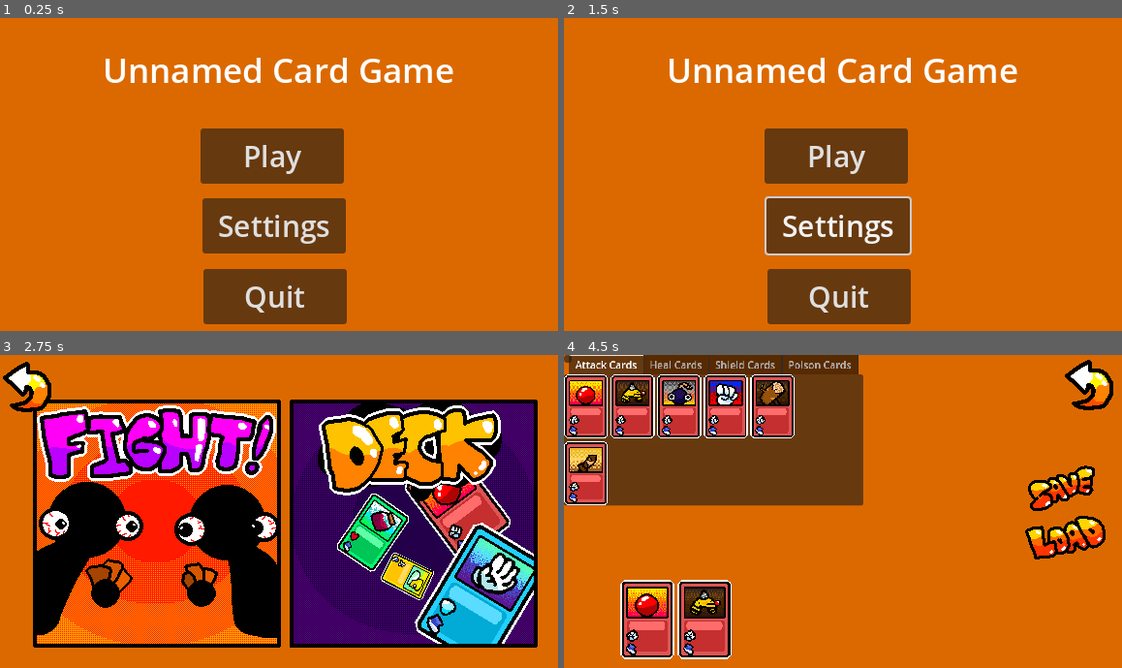
Above: before the commit, frames 1-4 (two rows, left to right).
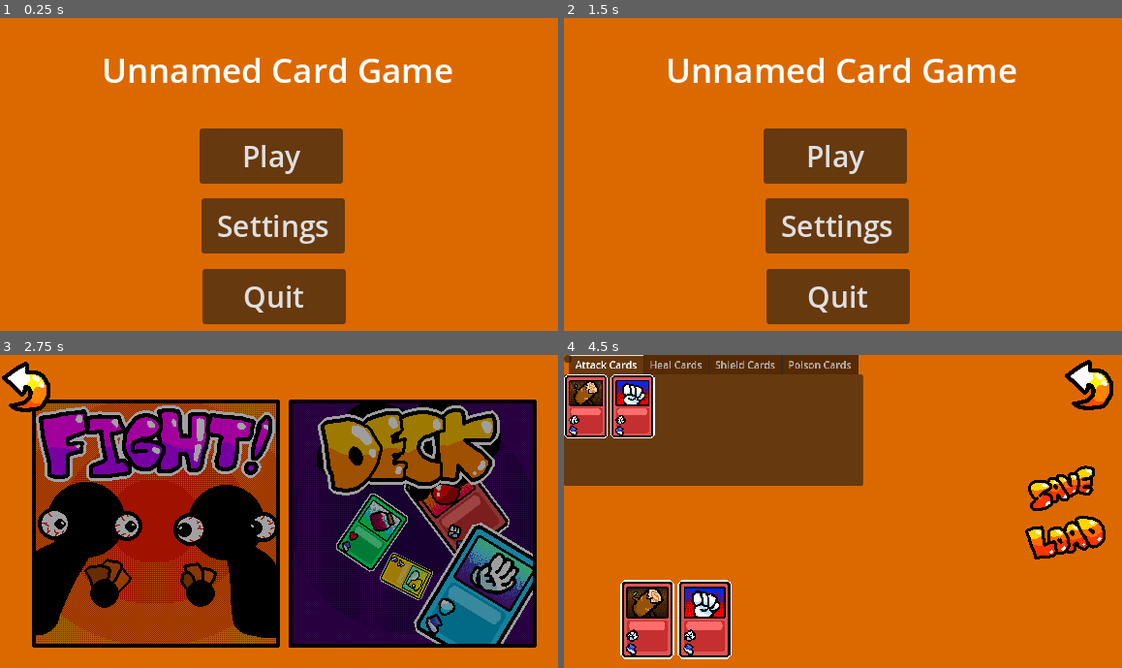
Above: after the commit, the same moments.

Repository: DylanMather2004/turn-based-deck-builder
Game: Godot game, scene res://Scenes/main_menu.tscn
Same seed, same stepped clock (60 frames per second), same inputs: the game is played once before the commit and once after it.
Inputs (mouse positions are in pixels of both pictures, inside the frame that each line leads up to):
- Up to frame 1 (0.25 s): no input
- Up to frame 2 (1.5 s): click "Settings" at 0.5 s; click (591, 43) at 1.27 s
- Up to frame 3 (2.75 s): click "Play" at 2 s
- Up to frame 4 (4.5 s): click (976, 524) at 2.75 s; click (586, 408) at 3.52 s; click (630, 408) at 4.27 s

The runs differ from the first frame. In frame 1, 2.3% of the frame differs, in the area x 18-82%, y 12-98%; in frame 2, 2.7%; in frame 3, 46%, in the area x 0-97%, y 2-94%; in frame 4, 11%.

Commit message:
Improved Enemy Select Screen
- Enemy select screen now displays details about the enemy
- Owned Cards save file created

Diff:
--- a/Characters/Balla.tres
+++ b/Characters/Balla.tres
@@ -2,9 +2,9 @@
 
 [ext_resource type="Script" path="res://Characters/CharacterTemplate.gd" id="1_j8we1"]
 [ext_resource type="Script" path="res://Scripts/Card Scripts/GenericCard.gd" id="1_luhts"]
-[ext_resource type="Resource" uid="uid://qoywkxvppsxg" path="res://Cards/Attack Cards/Punch.tres" id="2_hm3q1"]
 [ext_resource type="Resource" uid="uid://cpw10blpmwqap" path="res://Cards/Attack Cards/Dodgeball.tres" id="3_euvxa"]
-[ext_resource type="Resource" uid="uid://c7odwrv5pjg06" path="res://Cards/Heal Cards/Juicy.tres" id="5_e0ueo"]
+[ext_resource type="Resource" uid="uid://gtfn2vhoe8xs" path="res://Cards/Attack Cards/Sword.tres" id="3_gmk15"]
+[ext_resource type="Resource" uid="uid://yfvq6o6jkgpc" path="res://Cards/Heal Cards/JamJar.tres" id="4_yp6xe"]
 [ext_resource type="Texture2D" uid="uid://2upxtnegd36j" path="res://Sprites/Icons/Balla_Icon.png" id="6_7qi4i"]
 [ext_resource type="Resource" uid="uid://mp3anqjhybd5" path="res://Cards/Shield Cards/NuhUh.tres" id="6_gmwys"]
 [ext_resource type="SpriteFrames" uid="uid://b8mnwaw3agreq" path="res://Sprites/Character Sprites/Balla.tres" id="8_c7irr"]
@@ -16,4 +16,5 @@
 icon = ExtResource("6_7qi4i")
 health = 80
 ap = 35
-deck = Array[ExtResource("1_luhts")]([ExtResource("3_euvxa"), ExtResource("3_euvxa"), ExtResource("3_euvxa"), ExtResource("2_hm3q1"), ExtResource("2_hm3q1"), ExtResource("2_hm3q1"), ExtResource("5_e0ueo"), ExtResource("5_e0ueo"), ExtResource("5_e0ueo"), ExtResource("6_gmwys"), ExtResource("6_gmwys")])
+deck = Array[ExtResource("1_luhts")]([ExtResource("3_euvxa"), ExtResource("3_euvxa"), ExtResource("3_euvxa"), ExtResource("3_gmk15"), ExtResource("3_gmk15"), ExtResource("3_gmk15"), ExtResource("4_yp6xe"), ExtResource("4_yp6xe"), ExtResource("4_yp6xe"), ExtResource("6_gmwys"), ExtResource("6_gmwys")])
+reward_cards = Array[ExtResource("1_luhts")]([ExtResource("3_euvxa"), ExtResource("3_gmk15"), ExtResource("4_yp6xe")])
--- a/Characters/CharacterTemplate.gd
+++ b/Characters/CharacterTemplate.gd
@@ -13,3 +13,6 @@
 @export var health:int
 @export var ap:int
 @export var deck: Array[Card]
+
+@export_category("Rewards")
+@export var reward_cards:Array[Card]
--- a/Prefabs/UI Prefabs/character_select_button.tscn
+++ b/Prefabs/UI Prefabs/character_select_button.tscn
@@ -5,16 +5,18 @@
 
 [node name="Character Select Button" type="Button" node_paths=PackedStringArray("sprite")]
 offset_top = -1.0
-offset_right = 245.0
-offset_bottom = 57.0
-theme_override_font_sizes/font_size = 36
+offset_right = 164.0
+offset_bottom = 49.0
+theme_override_font_sizes/font_size = 30
 text = "Balla"
 script = ExtResource("1_ukgmd")
 sprite = NodePath("Sprite2D")
 
 [node name="Sprite2D" type="Sprite2D" parent="."]
-position = Vector2(3, 30)
-scale = Vector2(1.81185, 1.81185)
+position = Vector2(-5, 23)
+scale = Vector2(1.45912, 1.45912)
 texture = ExtResource("2_qcfyw")
 
+[connection signal="button_down" from="." to="." method="_on_button_down"]
+[connection signal="mouse_entered" from="." to="." method="_on_mouse_entered"]
 [connection signal="pressed" from="." to="." method="_on_pressed"]
--- a/Scenes/Combat.tscn
+++ b/Scenes/Combat.tscn
@@ -238,7 +238,8 @@
 slots = [NodePath("Slot 1"), NodePath("Slot 2"), NodePath("Slot 3"), NodePath("Slot 4"), NodePath("Slot 5"), NodePath("Slot 6")]
 
 [node name="White-square-32x32" type="Sprite2D" parent="PlayerHand"]
-position = Vector2(9, 20)
+modulate = Color(0, 0, 0, 0.33)
+position = Vector2(8.16, 20.16)
 scale = Vector2(12.76, 3.76)
 texture = ExtResource("2_i526l")
 
@@ -266,7 +267,8 @@
 slots = [NodePath("Slot 1"), NodePath("Slot 2"), NodePath("Slot 3"), NodePath("Slot 4"), NodePath("Slot 5"), NodePath("Slot 6")]
 
 [node name="White-square-32x32" type="Sprite2D" parent="EnemyHand"]
-position = Vector2(9, 20)
+modulate = Color(0, 0, 0, 0.33)
+position = Vector2(8.16, 20.16)
 scale = Vector2(12.76, 3.76)
 texture = ExtResource("2_i526l")
 
--- a/Scenes/Deck Builder Menu.tscn
+++ b/Scenes/Deck Builder Menu.tscn
@@ -1,22 +1,11 @@
-[gd_scene load_steps=19 format=3 uid="uid://bty6qga3l0gim"]
+[gd_scene load_steps=8 format=3 uid="uid://bty6qga3l0gim"]
 
 [ext_resource type="Script" path="res://Scripts/Managers/DeckBuilderMenuManager.gd" id="1_erhco"]
-[ext_resource type="Script" path="res://Scripts/Card Scripts/GenericCard.gd" id="2_uck6t"]
 [ext_resource type="PackedScene" uid="uid://dyxnnhr8of2l6" path="res://Prefabs/UI Prefabs/Add_Card_Button.tscn" id="3_nxo8m"]
-[ext_resource type="Resource" uid="uid://cpw10blpmwqap" path="res://Cards/Attack Cards/Dodgeball.tres" id="3_vb3vs"]
-[ext_resource type="Resource" uid="uid://cj5flo63obkon" path="res://Cards/Attack Cards/DrillHat.tres" id="4_evk26"]
-[ext_resource type="Resource" uid="uid://qoywkxvppsxg" path="res://Cards/Attack Cards/Punch.tres" id="4_jd5ln"]
-[ext_resource type="Resource" uid="uid://cp2p2u4du2ao7" path="res://Cards/Attack Cards/BallaBomb.tres" id="5_bscrj"]
-[ext_resource type="Resource" uid="uid://c7odwrv5pjg06" path="res://Cards/Heal Cards/Juicy.tres" id="6_inu5j"]
-[ext_resource type="Resource" uid="uid://uetbnpc0ib1v" path="res://Cards/Attack Cards/MoleMallet.tres" id="8_4ftbb"]
 [ext_resource type="PackedScene" uid="uid://dtygslkjd7lo6" path="res://Prefabs/UI Prefabs/Remove_Card_Button.tscn" id="8_vufdo"]
-[ext_resource type="Resource" uid="uid://gtfn2vhoe8xs" path="res://Cards/Attack Cards/Sword.tres" id="9_a3v8y"]
 [ext_resource type="Script" path="res://Scripts/Managers/Submenu Manager.gd" id="9_n8b1u"]
 [ext_resource type="Texture2D" uid="uid://bjoiwibvs61k1" path="res://Sprites/Save Button.png" id="10_3l3rw"]
-[ext_resource type="Resource" uid="uid://yfvq6o6jkgpc" path="res://Cards/Heal Cards/JamJar.tres" id="10_14fly"]
 [ext_resource type="Texture2D" uid="uid://c81sm3ldwwoj1" path="res://Sprites/Load.png" id="11_2gcl7"]
-[ext_resource type="Resource" uid="uid://k6y0pg5tbeco" path="res://Cards/Poison Cards/RottenEgg.tres" id="11_orldm"]
-[ext_resource type="Resource" uid="uid://mp3anqjhybd5" path="res://Cards/Shield Cards/NuhUh.tres" id="12_00rs1"]
 [ext_resource type="Texture2D" uid="uid://b40n4lbsqkhqr" path="res://Sprites/Back-Button.png" id="18_ce4ss"]
 
 [node name="DeckBuilderMenu" type="Node2D"]
@@ -25,7 +14,6 @@
 layout_mode = 3
 anchors_preset = 0
 script = ExtResource("1_erhco")
-owned_cards = Array[ExtResource("2_uck6t")]([ExtResource("3_vb3vs"), ExtResource("4_evk26"), ExtResource("5_bscrj"), ExtResource("6_inu5j"), ExtResource("4_jd5ln"), ExtResource("8_4ftbb"), ExtResource("9_a3v8y"), ExtResource("10_14fly"), ExtResource("11_orldm"), ExtResource("12_00rs1")])
 attack_card_menu = NodePath("../TabContainer/Attack Cards")
 heal_card_menu = NodePath("../TabContainer/Heal Cards")
 shield_card_menu = NodePath("../TabContainer/Shield Cards")
--- a/Scenes/MainMenuManager.gd
+++ b/Scenes/MainMenuManager.gd
@@ -4,9 +4,14 @@
 @export var combat_scene ="res://Scenes/Combat.tscn"
 @export var deck_builder_scene = "res://Scenes/Deck Builder Menu.tscn"
 @export var enemy_select_menu:Control
+@export var settings_menu:Control
+
+@export_category("Player Data")
+@export var starter_cards:Array[String]
 
 var save_manager=SaveManager.new()
 func _ready() -> void:
+	PlayerData.owned_cards = save_manager.load_owned_cards(starter_cards,"user://owned_cards.save")
 	PlayerData.deck = save_manager._load_deck("user://deck.save")
 	print(PlayerData.deck)
 
@@ -34,3 +39,18 @@
 
 func _on_quit_button_pressed() -> void:
 	get_tree().quit()
+
+
+func _on_enemy_menu_back_button_pressed() -> void:
+	enemy_select_menu.hide()
+	game_mode_screen.show()
+
+
+func _on_settings_button_pressed() -> void:
+	settings_menu.show()
+	title_menu.hide()
+
+
+func _on_settings_back_button_pressed() -> void:
+	settings_menu.hide()
+	title_menu.show()
--- a/Scenes/enemy_select_menu.gd
+++ b/Scenes/enemy_select_menu.gd
@@ -3,9 +3,20 @@
 @export var enemies:Array[CharacterTemplate]
 @export var button_prefab:PackedScene
 @export var menu_panel:VBoxContainer
+@export_category("Enemy Panel")
+@export var sprite:AnimatedSprite2D
+@export var health_text:RichTextLabel
+@export var ap_text:RichTextLabel
 
 func _ready():
 	for i in range(enemies.size()):
 		var button = button_prefab.instantiate()
 		button.character_to_load = enemies[i]
+		button.owner_ref = self
 		menu_panel.add_child(button)
+
+func change_enemy_panel(enemy:CharacterTemplate):
+	sprite.sprite_frames=enemy.sprite_sheet
+	sprite.play("default")
+	health_text.text=": "+str(enemy.health)
+	ap_text.text = ": "+str(enemy.ap)
--- a/Scenes/main_menu.tscn
+++ b/Scenes/main_menu.tscn
@@ -11,18 +11,28 @@
 [ext_resource type="Script" path="res://Characters/CharacterTemplate.gd" id="8_imjai"]
 [ext_resource type="Resource" uid="uid://bu7u8pkobijiy" path="res://Characters/Bomba.tres" id="8_r5t2j"]
 [ext_resource type="Resource" uid="uid://cww52qnsl656k" path="res://Characters/Balla.tres" id="9_komr2"]
-
-[node name="MainMenu" type="Node2D" node_paths=PackedStringArray("title_menu", "game_mode_screen", "enemy_select_menu")]
+[ext_resource type="Texture2D" uid="uid://why4j78o0ygw" path="res://Sprites/white-square-32x32.png" id="12_abw1p"]
+[ext_resource type="SpriteFrames" uid="uid://bpbgijwrwa1iq" path="res://Sprites/Character Sprites/Lil Mole.tres" id="13_q5nw8"]
+[ext_resource type="Script" path="res://Scenes/sprite_funny.gd" id="14_6gr6b"]
+[ext_resource type="Texture2D" uid="uid://d181tckqwqt4d" path="res://Sprites/Icons/Health Icon.png" id="14_dwyu2"]
+[ext_resource type="Texture2D" uid="uid://blaavtlc76mnc" path="res://Sprites/Icons/AP_Icon.png" id="15_ftamg"]
+[ext_resource type="Texture2D" uid="uid://c7c8l3svxpswq" path="res://Absolutely Mortified Danton.png" id="16_8gu8a"]
+
+[node name="MainMenu" type="Node2D" node_paths=PackedStringArray("title_menu", "game_mode_screen", "enemy_select_menu", "settings_menu")]
+position = Vector2(-1, 0)
 script = ExtResource("1_dv1vn")
 title_menu = NodePath("TitleMenu")
 game_mode_screen = NodePath("Gameplay Select Screen")
 enemy_select_menu = NodePath("EnemySelectMenu")
+settings_menu = NodePath("Settings Menu")
+starter_cards = Array[String](["res://Cards/Attack Cards/MoleMallet.tres", "res://Cards/Attack Cards/Punch.tres", "res://Cards/Heal Cards/Juicy.tres", "res://Cards/Shield Cards/NuhUh.tres"])
 
 [node name="TitleMenu" type="Control" parent="."]
 layout_mode = 3
 anchors_preset = 0
 offset_right = 40.0
 offset_bottom = 40.0
+metadata/_edit_use_anchors_ = true
 
 [node name="RichTextLabel" type="RichTextLabel" parent="TitleMenu"]
 layout_mode = 0
@@ -73,8 +83,8 @@
 offset_top = 46.0
 offset_right = 260.0
 offset_bottom = 268.0
-texture_normal = ExtResource("1_bldvy")
-texture_hover = ExtResource("2_qphe6")
+texture_normal = ExtResource("2_qphe6")
+texture_hover = ExtResource("1_bldvy")
 
 [node name="Deck Button" type="TextureButton" parent="Gameplay Select Screen"]
 layout_mode = 0
@@ -82,8 +92,8 @@
 offset_top = 46.0
 offset_right = 525.0
 offset_bottom = 268.0
-texture_normal = ExtResource("3_xxews")
-texture_hover = ExtResource("4_tblqs")
+texture_normal = ExtResource("4_tblqs")
+texture_hover = ExtResource("3_xxews")
 
 [node name="Back Button" type="TextureButton" parent="Gameplay Select Screen"]
 layout_mode = 0
@@ -93,26 +103,132 @@
 offset_bottom = 60.0
 texture_normal = ExtResource("5_pqi47")
 
-[node name="EnemySelectMenu" type="Control" parent="." node_paths=PackedStringArray("menu_panel")]
+[node name="EnemySelectMenu" type="Control" parent="." node_paths=PackedStringArray("menu_panel", "sprite", "health_text", "ap_text")]
 visible = false
 layout_mode = 3
 anchors_preset = 0
-offset_left = 40.0
+offset_left = 57.0
 offset_top = 30.0
-offset_right = 413.0
+offset_right = 307.0
 offset_bottom = 353.0
 script = ExtResource("7_fi60y")
 enemies = Array[ExtResource("8_imjai")]([ExtResource("9_komr2"), ExtResource("8_r5t2j")])
 button_prefab = ExtResource("7_fbbau")
 menu_panel = NodePath("VBoxContainer")
+sprite = NodePath("Enemy Panel/AnimatedSprite2D")
+health_text = NodePath("Enemy Panel/HealthText")
+ap_text = NodePath("Enemy Panel/APText")
+
+[node name="Sprite2D" type="Sprite2D" parent="EnemySelectMenu"]
+modulate = Color(0, 0, 0, 0.562)
+position = Vector2(69, 131)
+scale = Vector2(7.8125, 10.1875)
+texture = ExtResource("12_abw1p")
 
 [node name="VBoxContainer" type="VBoxContainer" parent="EnemySelectMenu"]
 layout_mode = 0
-offset_right = 274.0
-offset_bottom = 319.0
+offset_left = -11.0
+offset_top = 55.0
+offset_right = 143.0
+offset_bottom = 374.0
+
+[node name="EnemyMenu-BackButton" type="TextureButton" parent="EnemySelectMenu"]
+layout_mode = 0
+offset_left = 450.0
+offset_top = -23.0
+offset_right = 505.0
+offset_bottom = 31.0
+texture_normal = ExtResource("5_pqi47")
+
+[node name="RichTextLabel" type="RichTextLabel" parent="EnemySelectMenu"]
+layout_mode = 0
+offset_left = 5.0
+offset_top = -16.0
+offset_right = 142.0
+offset_bottom = 30.0
+text = "Choose Your "
+
+[node name="RichTextLabel2" type="RichTextLabel" parent="EnemySelectMenu"]
+layout_mode = 0
+offset_left = -20.0
+offset_top = -8.0
+offset_right = 162.0
+offset_bottom = 80.0
+theme_override_font_sizes/normal_font_size = 30
+text = "Opponent"
+
+[node name="Enemy Panel" type="Control" parent="EnemySelectMenu"]
+anchors_preset = 0
+offset_left = 233.0
+offset_top = -2.0
+offset_right = 470.0
+offset_bottom = 251.0
+
+[node name="AnimatedSprite2D" type="AnimatedSprite2D" parent="EnemySelectMenu/Enemy Panel"]
+position = Vector2(148, 130)
+sprite_frames = ExtResource("13_q5nw8")
+script = ExtResource("14_6gr6b")
+
+[node name="HealthIcon" type="Sprite2D" parent="EnemySelectMenu/Enemy Panel"]
+position = Vector2(92.25, 193.25)
+scale = Vector2(1.83333, 1.83333)
+texture = ExtResource("14_dwyu2")
+
+[node name="Sprite2D" type="Sprite2D" parent="EnemySelectMenu/Enemy Panel"]
+position = Vector2(175, 192)
+scale = Vector2(1.63333, 1.63333)
+texture = ExtResource("15_ftamg")
+
+[node name="HealthText" type="RichTextLabel" parent="EnemySelectMenu/Enemy Panel"]
+layout_mode = 0
+offset_left = 106.0
+offset_top = 181.0
+offset_right = 146.0
+offset_bottom = 221.0
+text = ":100"
+
+[node name="APText" type="RichTextLabel" parent="EnemySelectMenu/Enemy Panel"]
+layout_mode = 0
+offset_left = 189.0
+offset_top = 181.0
+offset_right = 229.0
+offset_bottom = 221.0
+text = ":25
+"
+
+[node name="Settings Menu" type="Control" parent="."]
+visible = false
+layout_mode = 3
+anchors_preset = 0
+offset_right = 573.0
+offset_bottom = 325.0
+
+[node name="Sprite2D" type="Sprite2D" parent="Settings Menu"]
+position = Vector2(453, 206)
+scale = Vector2(0.270313, 0.217578)
+texture = ExtResource("16_8gu8a")
+
+[node name="RichTextLabel" type="RichTextLabel" parent="Settings Menu"]
+layout_mode = 0
+offset_left = 39.0
+offset_top = 135.0
+offset_right = 199.0
+offset_bottom = 257.0
+theme_override_font_sizes/normal_font_size = 28
+text = "Not a chance mate"
+
+[node name="SettingsBackButton" type="TextureButton" parent="Settings Menu"]
+layout_mode = 0
+offset_right = 40.0
+offset_bottom = 40.0
+texture_normal = ExtResource("5_pqi47")
 
 [connection signal="pressed" from="TitleMenu/Play Button" to="." method="_on_play_button_pressed"]
+[connection signal="button_down" from="TitleMenu/Settings Button" to="." method="_on_settings_button_button_down"]
+[connection signal="pressed" from="TitleMenu/Settings Button" to="." method="_on_settings_button_pressed"]
 [connection signal="pressed" from="TitleMenu/Quit Button" to="." method="_on_quit_button_pressed"]
 [connection signal="pressed" from="Gameplay Select Screen/Fight Button" to="." method="_on_fight_button_pressed"]
 [connection signal="pressed" from="Gameplay Select Screen/Deck Button" to="." method="_on_deck_button_pressed"]
 [connection signal="button_down" from="Gameplay Select Screen/Back Button" to="." method="_on_back_button_button_down"]
+[connection signal="pressed" from="EnemySelectMenu/EnemyMenu-BackButton" to="." method="_on_enemy_menu_back_button_pressed"]
+[connection signal="pressed" from="Settings Menu/SettingsBackButton" to="." method="_on_settings_back_button_pressed"]
--- /dev/null
+++ b/Scenes/sprite_funny.gd
@@ -0,0 +1,6 @@
+extends AnimatedSprite2D
+func _input(event: InputEvent) -> void:
+	if Input.is_action_just_pressed("use_card"):
+		play("hurt")
+		get_tree().create_timer(0.5).timeout
+		play("default")
--- a/Scripts/Managers/DeckBuilderMenuManager.gd
+++ b/Scripts/Managers/DeckBuilderMenuManager.gd
@@ -1,5 +1,5 @@
 extends Control
-@export var owned_cards:Array[Card]
+var owned_cards = []
 var deck=[]
 var deck_buttons=[]
 @export_category("UI Settings")
@@ -17,6 +17,9 @@
 
 
 func _ready() -> void:
+	for i in (PlayerData.owned_cards):
+		owned_cards.append(load(i))
+
 	for i in range(owned_cards.size()):
 		var new_button:TextureButton = menu_button_prefab.instantiate()
 		new_button.texture_normal=owned_cards[i].card_art
--- a/Scripts/Managers/SaveFileManager.gd
+++ b/Scripts/Managers/SaveFileManager.gd
@@ -13,3 +13,23 @@
 			deck.append(load(i))
 		file.close()
 		return deck
+
+
+func save_owned_cards(owned_cards:Array,path:String):
+	var file = FileAccess.open(path,FileAccess.WRITE)
+	file.store_var(owned_cards)
+	file.close()
+func load_owned_cards(owned_cards:Array, path:String):
+	var owned:Array
+	if FileAccess.file_exists(path):
+		var file = FileAccess.open(path,FileAccess.READ)
+		for i in file.get_var():
+			owned.append(i)
+		file.close()
+
+	else:
+		save_owned_cards(owned_cards,path)
+		owned = owned_cards
+
+	print(owned)
+	return owned
--- a/Scripts/UI Script/character_select_button.gd
+++ b/Scripts/UI Script/character_select_button.gd
@@ -2,7 +2,7 @@
 
 @export var character_to_load:CharacterTemplate
 @export var sprite:Sprite2D
-
+var owner_ref
 
 func _ready():
 	sprite.texture=character_to_load.icon
@@ -12,3 +12,7 @@
 func _on_pressed() -> void:
 	PlayerData.character_selection = character_to_load
 	get_tree().change_scene_to_file("res://Scenes/Combat.tscn")
+
+func _on_mouse_entered() -> void:
+	print("hown")
+	owner_ref.change_enemy_panel(character_to_load)
Not shown: 1 places in Scenes/main_menu.tscn that only renumber resources
Binary file added: Sprites/Icons/AP_Icon.png
Not shown, added: Sprites/Icons/AP_Icon.png.import
Binary file added: Sprites/Icons/Health Icon.png
Not shown, added: Sprites/Icons/Health Icon.png.import
